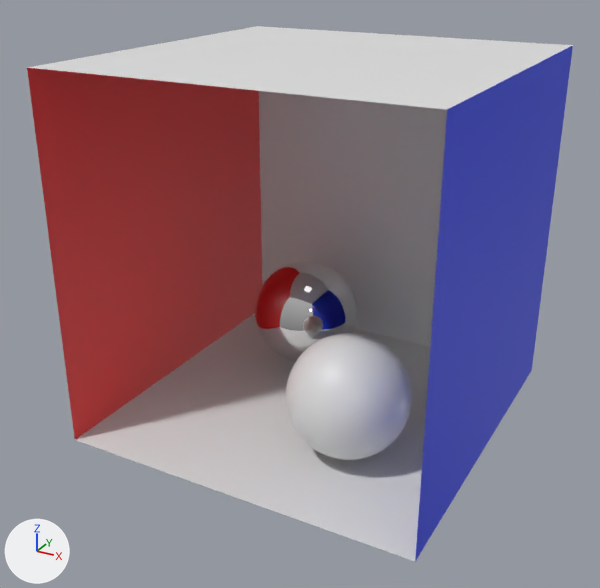
A saved change to the glTF model cornell_box.glb.
Before and after are seen from a 50 mm lens placed at (19.56, -38.02, 15.77), pointed at (-0.51, -1.52, -2.48). The axes (+X, +Y, +Z) are drawn at lower left. The lights are the same throughout. Where no turn or scale is listed for an object, it has been applied to the vertices.
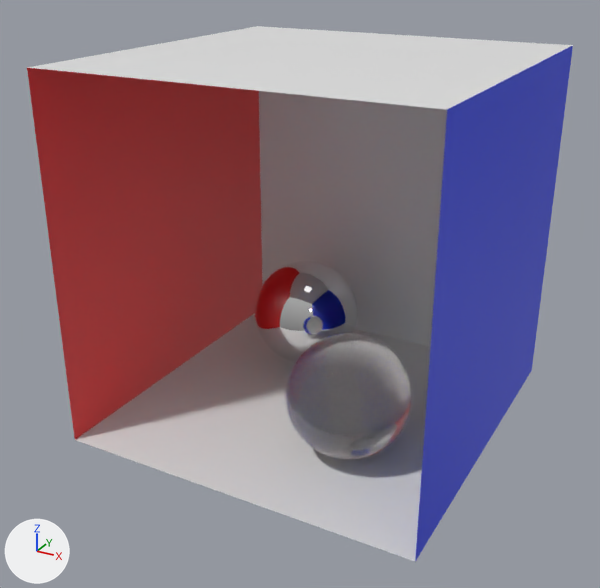
Pixel boxes [x1, y1, x2, y2] of what changed, in the pictures (600 x 588 px):
'Sphere.001', recoloured: [286, 333, 412, 460] in both

Edits to the bpy script that builds the scene:
```text
Add mat_glass:
    mat_glass = principled_material('GLASS')
    mat_glass.base_color = (0.8, 0.8, 0.8)  # white #e7e7e7
    mat_glass.roughness = 0.0
    mat_glass.transmission_weight = 1.0
Change me_sphere_002:
    where me_sphere_002.from_pydata(...)  # 482 vertices, 960 faces; spans x -3.3..3.3, y -3.3..3.3, z -3.3..3.3
    remove me_sphere_002.materials.append(mat_white)  # white #e7e7e7
    add me_sphere_002.materials.append(mat_glass)  # white #e7e7e7
```
